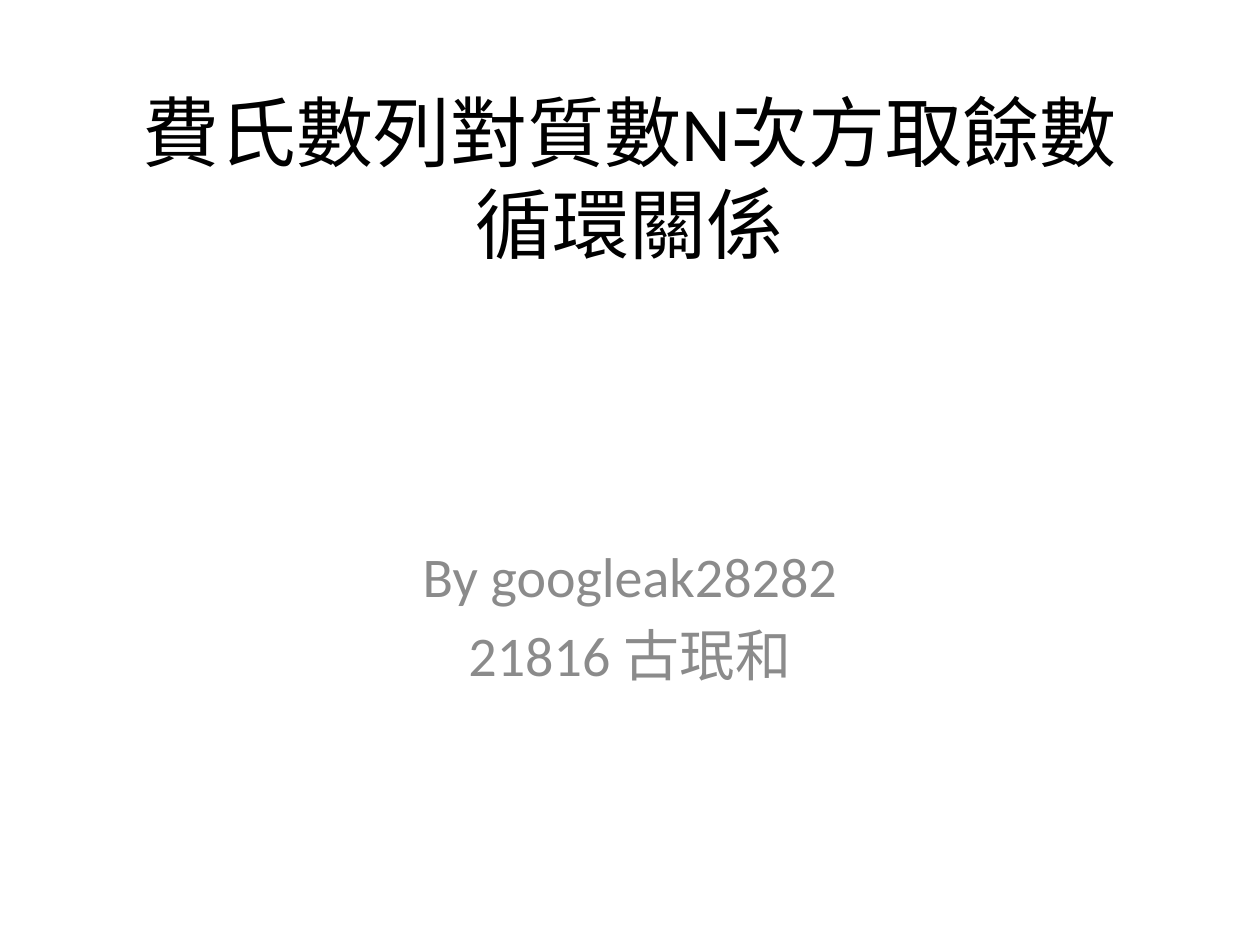
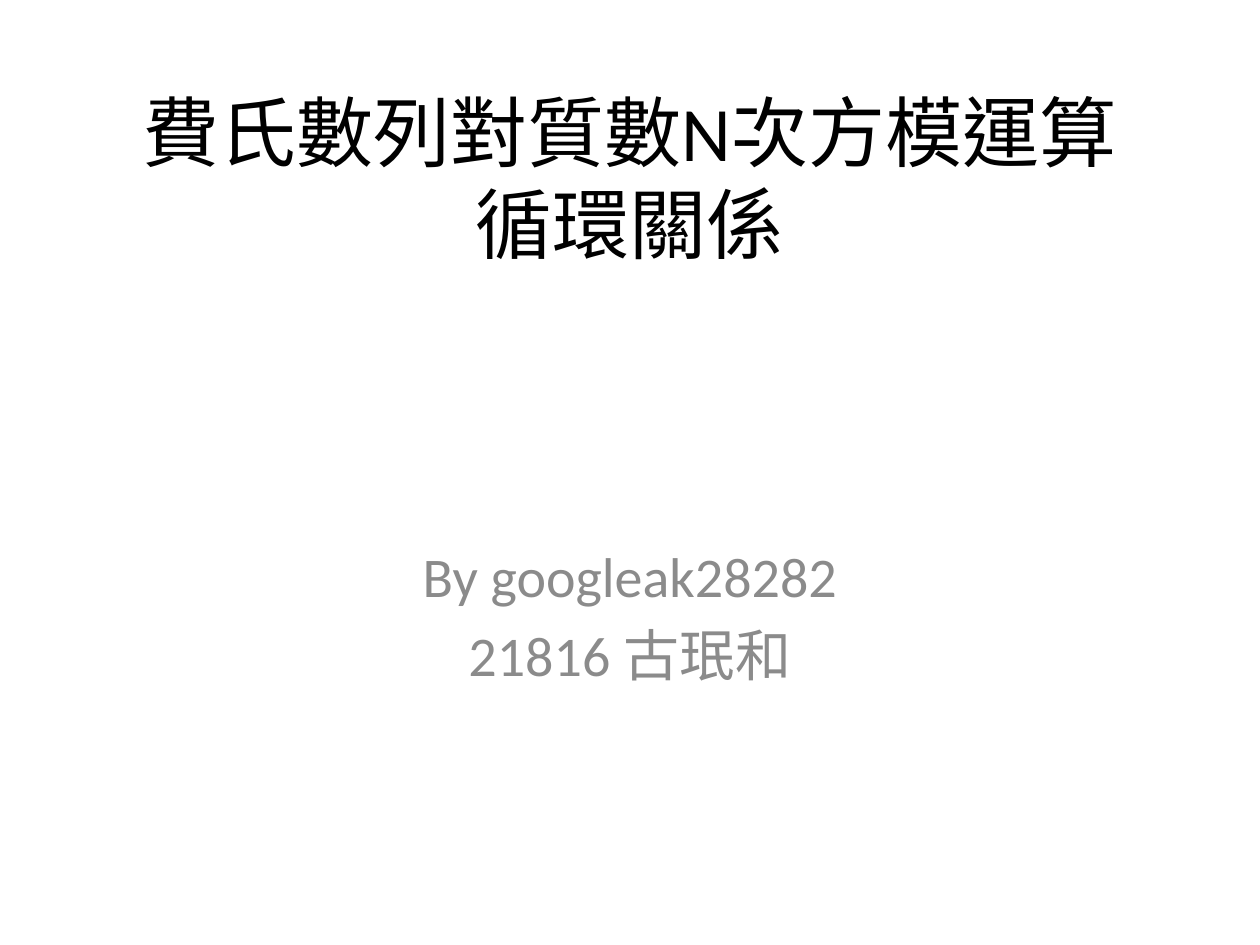
Before and after one commit to googleak28282/-, a slide deck: slide 1 of 專題.pptx. Drawn at 1260x945 pixels with LibreOffice and Linux fonts; fonts in the diff are those of the drawing. Boxes give left, top, right and bottom in pixels: in the first picture for what was removed or moved away, otherwise in the second. Text is boxed around its words. In the diff, an @@ line names an element or a change of style, - is before the commit and + after.

```diff
--- a/專題.pptx
+++ b/專題.pptx
@@ title at [142, 96, 1116, 168]: text changed @@
-費氏數列對質數N次方取餘數循環關係
+費氏數列對質數N次方模運算循環關係
```
Also in this commit, not shown: 7 slides added, 1 slide removed, 58 other files.
